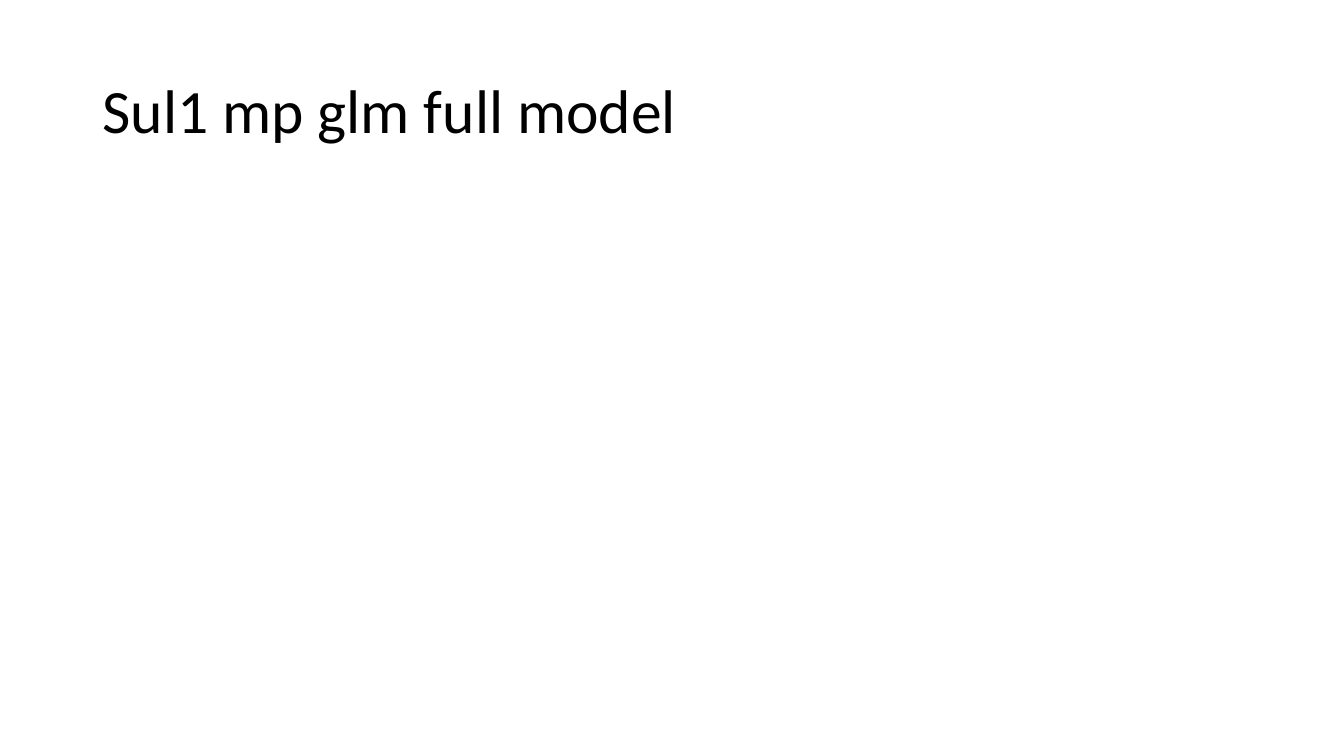
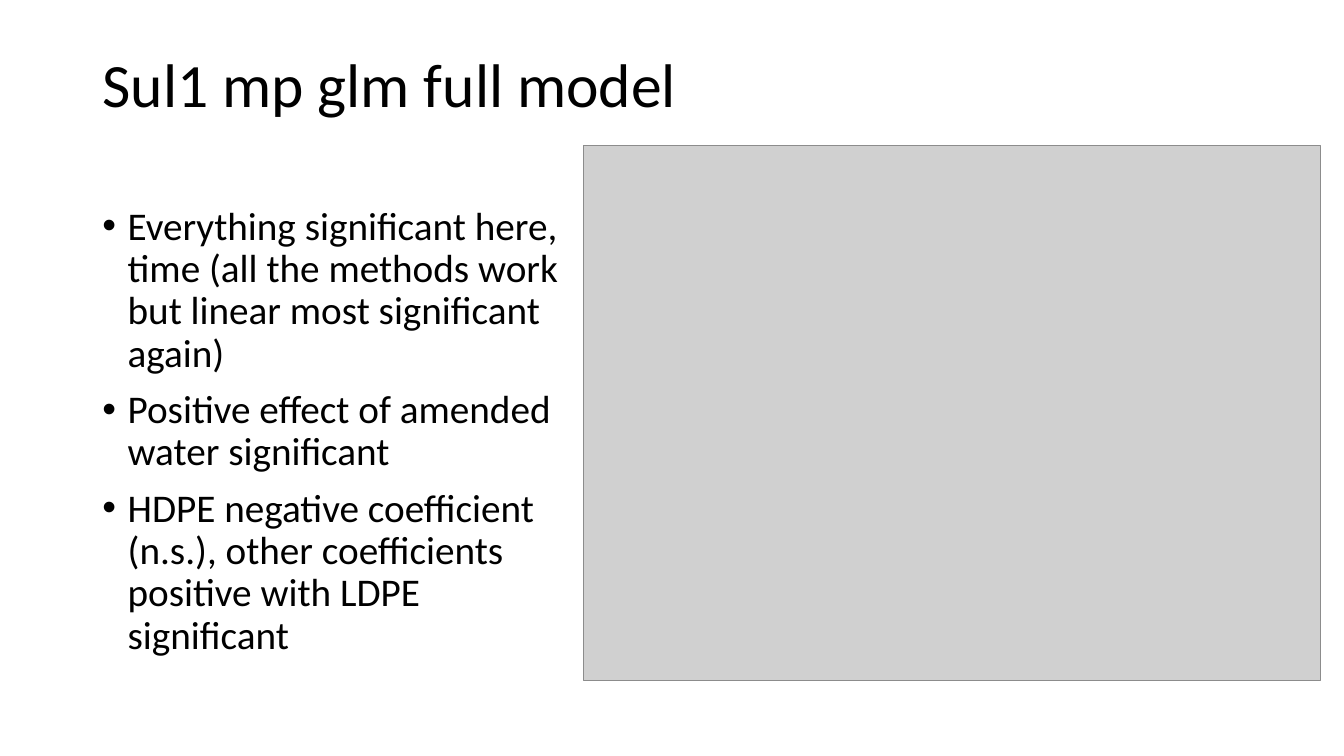
Before and after one commit to microbial-genomics/eytcheson_microplastics, a slide deck: slide 12 of pptx/glm_microplastics_water_v3.pptx (slide 11 before the commit). Drawn at 1344x756 pixels with LibreOffice and Linux fonts; fonts in the diff are those of the drawing; grey boxes stand for pictures. Boxes give left, top, right and bottom in pixels: in the first picture for what was removed or moved away, otherwise in the second. Text is boxed around its words. In the diff, an @@ line names an element or a change of style, - is before the commit and + after.

```diff
--- a/pptx/glm_microplastics_water_v3.pptx
+++ b/pptx/glm_microplastics_water_v3.pptx
@@ title "Sul1 mp glm full model": place and size @@
-title "Sul1 mp glm full model" at [102,90,676,144]
+title "Sul1 mp glm full model" at [102,64,676,118]
@@ picture added at [584,145,1321,681] @@
@@ text added at [128,212,558,656], 28 pt, text #000000 @@
+• Everything significant here, time (all the methods work but linear most significant again)
+• Positive effect of amended water significant
+• HDPE negative coefficient (n.s.), other coefficients positive with LDPE significant
```
Also in this commit, not shown: 26 other slides changed, 2 slides added, 8 other files.
